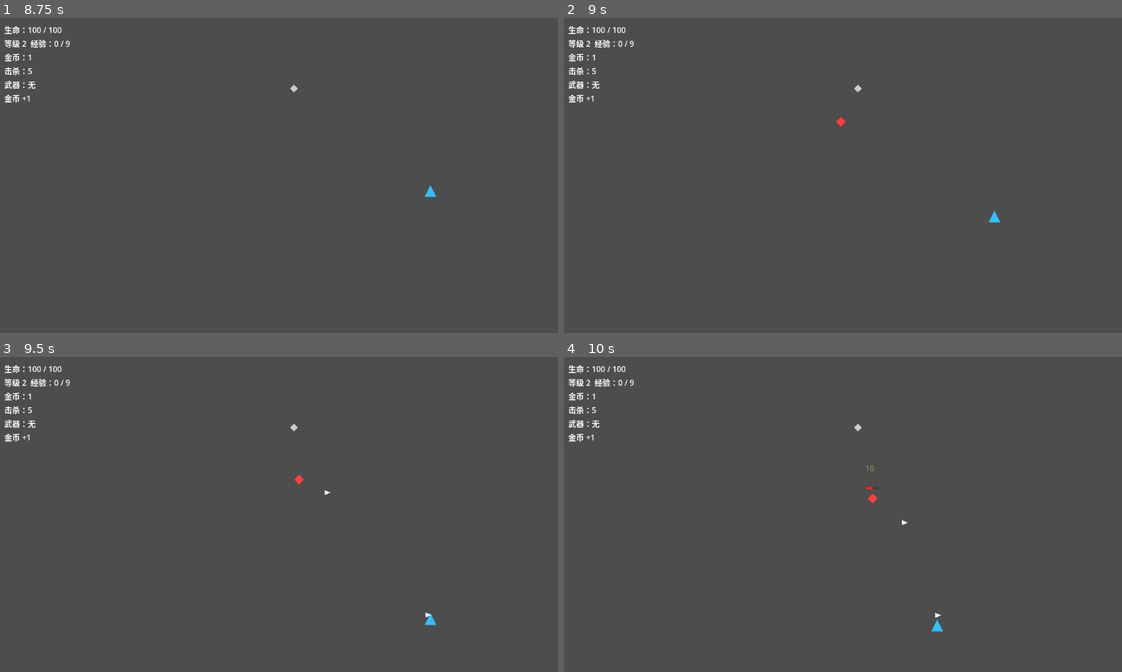
Above: before the commit, frames 1-4 (two rows, left to right).
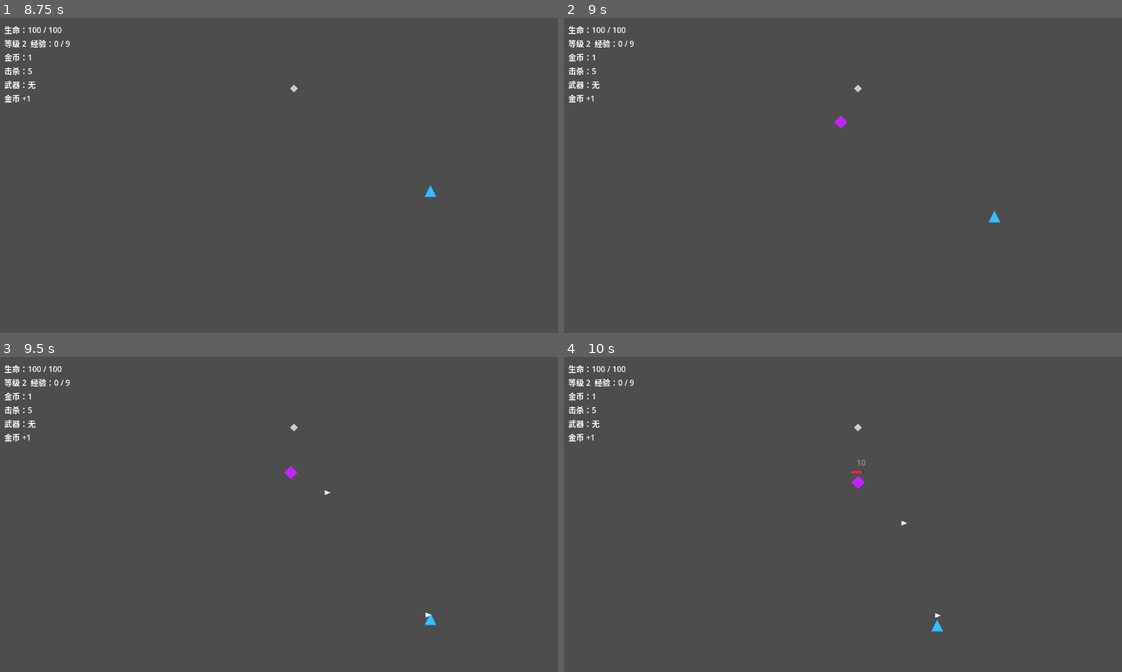
Above: after the commit, the same moments.

Repository: airisuzuki123/RogueLootPrototype
Game: Godot game, scene res://scenes/main.tscn
Two runs of this game, one before a commit and one after it. Both use one fixed random seed, a clock stepped at 60 frames per second and the inputs below.
Inputs:
- Up to frame 1 (8.75 s): tap Enter at 0.5, 2 s; hold D (move_right) 0.53-1.28 s; tap Space at 1.25 s; hold S (move_down) 1.28-2.03 s; hold D (move_right) 2.03-2.78 s; hold W (move_up) 2.78-3.53 s; hold A (move_left) 3.53-5.03 s; hold S (move_down) 5.03-5.78 s; hold D (move_right) 5.78-6.53 s; hold W (move_up) 6.53-7.28 s; hold D (move_right) 7.28-8 s; click "喘息之机 回复 40 生命" at 8 s
- Up to frame 2 (9 s): tap Space at 8.75 s; hold S (move_down) from 8.78 s (still down)
- Up to frame 3 (9.5 s): keep holding S (move_down)
- Up to frame 4 (10 s): release S (move_down) at 9.53 s; hold A (move_left) from 9.53 s (still down)

Frame 1 is identical in both runs. In frame 2, less than 0.1% of the frame differs, in the area x 48-51%, y 30-36%; in frame 3, less than 0.1%; in frame 4, 0.2%, in the area x 51-68%, y 32-83%.

Commit message:
Add enemy archetypes

Diff:
--- /dev/null
+++ b/scenes/enemy_projectile.tscn
@@ -0,0 +1,16 @@
+[gd_scene load_steps=3 format=3 uid="uid://enemy_projectile_scene"]
+
+[ext_resource type="Script" path="res://scripts/entities/enemy_projectile.gd" id="1_enemy_projectile"]
+
+[sub_resource type="CircleShape2D" id="CircleShape2D_enemy_projectile"]
+radius = 5.0
+
+[node name="EnemyProjectile" type="Area2D"]
+script = ExtResource("1_enemy_projectile")
+
+[node name="Visual" type="Polygon2D" parent="."]
+color = Color(1, 0.45, 0.2, 1)
+polygon = PackedVector2Array(7, 0, -4, 5, -4, -5)
+
+[node name="CollisionShape2D" type="CollisionShape2D" parent="."]
+shape = SubResource("CircleShape2D_enemy_projectile")
--- a/scripts/entities/enemy.gd
+++ b/scripts/entities/enemy.gd
@@ -1,6 +1,7 @@
 extends CharacterBody2D
 
 const LOOT_DROP_SCENE := preload("res://scenes/loot_drop.tscn")
+const ENEMY_PROJECTILE_SCENE := preload("res://scenes/enemy_projectile.tscn")
 const CombatFeedback := preload("res://scripts/effects/combat_feedback.gd")
 
 @export var move_speed: float = 120.0
@@ -10,6 +11,9 @@
 @export var experience_reward: int = 1
 @export var attack_interval: float = 0.8
 @export var knockback_recovery: float = 9.0
+@export var enemy_type: String = "grunt"
+@export var ranged_attack_range: float = 260.0
+@export var ranged_keep_distance: float = 170.0
 
 var health: int
 var target: Node2D
@@ -19,6 +23,7 @@
 @onready var health_bar: ProgressBar = $HealthBar
 
 func _ready() -> void:
+	_apply_enemy_type(enemy_type)
 	health = max_health
 	_update_health_bar(false)
 	add_to_group("enemies")
@@ -29,11 +34,15 @@
 	attack_cooldown -= delta
 	if target == null or not is_instance_valid(target):
 		return
-	var direction := global_position.direction_to(target.global_position)
-	velocity = direction * move_speed + knockback_velocity
+	var to_target := target.global_position - global_position
+	var distance := to_target.length()
+	var direction := to_target.normalized()
+	velocity = _get_desired_velocity(direction, distance) + knockback_velocity
 	move_and_slide()
 	knockback_velocity = knockback_velocity.move_toward(Vector2.ZERO, knockback_recovery * knockback_velocity.length() * delta)
-	if global_position.distance_to(target.global_position) <= 24.0:
+	if enemy_type == "ranged" and distance <= ranged_attack_range:
+		_try_ranged_attack(direction)
+	elif distance <= 24.0:
 		_try_touch_damage()
 
 func take_damage(amount: int, knockback: Vector2 = Vector2.ZERO) -> void:
@@ -67,6 +76,17 @@
 		var knockback := global_position.direction_to(target.global_position) * 220.0
 		target.take_damage(touch_damage, knockback)
 
+func _try_ranged_attack(direction: Vector2) -> void:
+	if attack_cooldown > 0.0:
+		return
+	attack_cooldown = attack_interval
+	var projectile := ENEMY_PROJECTILE_SCENE.instantiate()
+	projectile.global_position = global_position
+	projectile.direction = direction
+	projectile.damage = touch_damage
+	get_tree().current_scene.add_child(projectile)
+	CombatFeedback.show_burst(get_tree().current_scene, global_position, Color(1, 0.55, 0.25, 0.75), 0.7)
+
 func _flash_on_hit() -> void:
 	visual.modulate = Color(1.6, 1.6, 1.6, 1)
 	var tween := create_tween()
@@ -76,3 +96,49 @@
 	health_bar.max_value = max_health
 	health_bar.value = clampi(health, 0, max_health)
 	health_bar.visible = show_when_damaged and health > 0 and health < max_health
+
+func configure(type_id: String) -> void:
+	enemy_type = type_id
+
+func _apply_enemy_type(type_id: String) -> void:
+	match type_id:
+		"runner":
+			max_health = 12
+			move_speed = 175.0
+			touch_damage = 7
+			experience_reward = 1
+			visual.color = Color(1, 0.55, 0.2, 1)
+			visual.scale = Vector2(0.85, 0.85)
+		"tank":
+			max_health = 55
+			move_speed = 75.0
+			touch_damage = 16
+			experience_reward = 3
+			loot_chance = 0.65
+			visual.color = Color(0.75, 0.15, 1, 1)
+			visual.scale = Vector2(1.35, 1.35)
+		"ranged":
+			max_health = 18
+			move_speed = 95.0
+			touch_damage = 8
+			attack_interval = 1.35
+			experience_reward = 2
+			visual.color = Color(0.25, 1, 0.65, 1)
+			visual.scale = Vector2(1.0, 1.0)
+		_:
+			enemy_type = "grunt"
+			max_health = 20
+			move_speed = 120.0
+			touch_damage = 10
+			experience_reward = 1
+			visual.color = Color(1, 0.25, 0.25, 1)
+			visual.scale = Vector2.ONE
+
+func _get_desired_velocity(direction: Vector2, distance: float) -> Vector2:
+	if enemy_type != "ranged":
+		return direction * move_speed
+	if distance < ranged_keep_distance:
+		return -direction * move_speed
+	if distance > ranged_attack_range:
+		return direction * move_speed
+	return Vector2.ZERO
--- /dev/null
+++ b/scripts/entities/enemy_projectile.gd
@@ -0,0 +1,29 @@
+extends Area2D
+
+const CombatFeedback := preload("res://scripts/effects/combat_feedback.gd")
+
+@export var speed: float = 260.0
+@export var lifetime: float = 3.0
+@export var damage: int = 8
+@export var knockback_force: float = 190.0
+
+var direction: Vector2 = Vector2.RIGHT
+
+func _ready() -> void:
+	body_entered.connect(_on_body_entered)
+
+func _physics_process(delta: float) -> void:
+	if GameManager.is_run_over or GameManager.is_upgrade_pending:
+		return
+	global_position += direction.normalized() * speed * delta
+	lifetime -= delta
+	if lifetime <= 0.0:
+		queue_free()
+
+func _on_body_entered(body: Node) -> void:
+	if body.name != "Player":
+		return
+	if body.has_method("take_damage"):
+		body.take_damage(damage, direction.normalized() * knockback_force)
+	CombatFeedback.show_burst(get_tree().current_scene, global_position, Color(1, 0.45, 0.2, 0.85), 0.8)
+	queue_free()
--- a/scripts/main.gd
+++ b/scripts/main.gd
@@ -12,6 +12,12 @@
 @export var minimum_spawn_interval: float = 0.55
 
 var player: CharacterBody2D
+var enemy_spawn_table: Array[Dictionary] = [
+	{"type": "grunt", "weight": 60, "min_level": 1},
+	{"type": "runner", "weight": 25, "min_level": 1},
+	{"type": "tank", "weight": 12, "min_level": 2},
+	{"type": "ranged", "weight": 18, "min_level": 3}
+]
 
 func _ready() -> void:
 	GameManager.reset_run()
@@ -35,6 +41,7 @@
 	if player == null or not is_instance_valid(player) or GameManager.is_run_over or GameManager.is_upgrade_pending:
 		return
 	var enemy := ENEMY_SCENE.instantiate()
+	enemy.configure(_roll_enemy_type())
 	enemy.target = player
 	enemy.global_position = _random_spawn_position_around(player.global_position, spawn_radius)
 	add_child(enemy)
@@ -55,3 +62,19 @@
 func _update_spawn_interval() -> void:
 	var target_interval := maxf(minimum_spawn_interval, 1.25 - (GameManager.level - 1) * spawn_interval_reduction_per_level)
 	enemy_spawn_timer.wait_time = target_interval
+
+func _roll_enemy_type() -> String:
+	var available: Array[Dictionary] = []
+	var total_weight := 0
+	for entry in enemy_spawn_table:
+		if GameManager.level < int(entry["min_level"]):
+			continue
+		available.append(entry)
+		total_weight += int(entry["weight"])
+	var roll := randi_range(1, max(1, total_weight))
+	var cursor := 0
+	for entry in available:
+		cursor += int(entry["weight"])
+		if roll <= cursor:
+			return str(entry["type"])
+	return "grunt"
Not shown, changed: README.md
Not shown, changed: docs/design.md
Not shown, changed: docs/development-log.md
